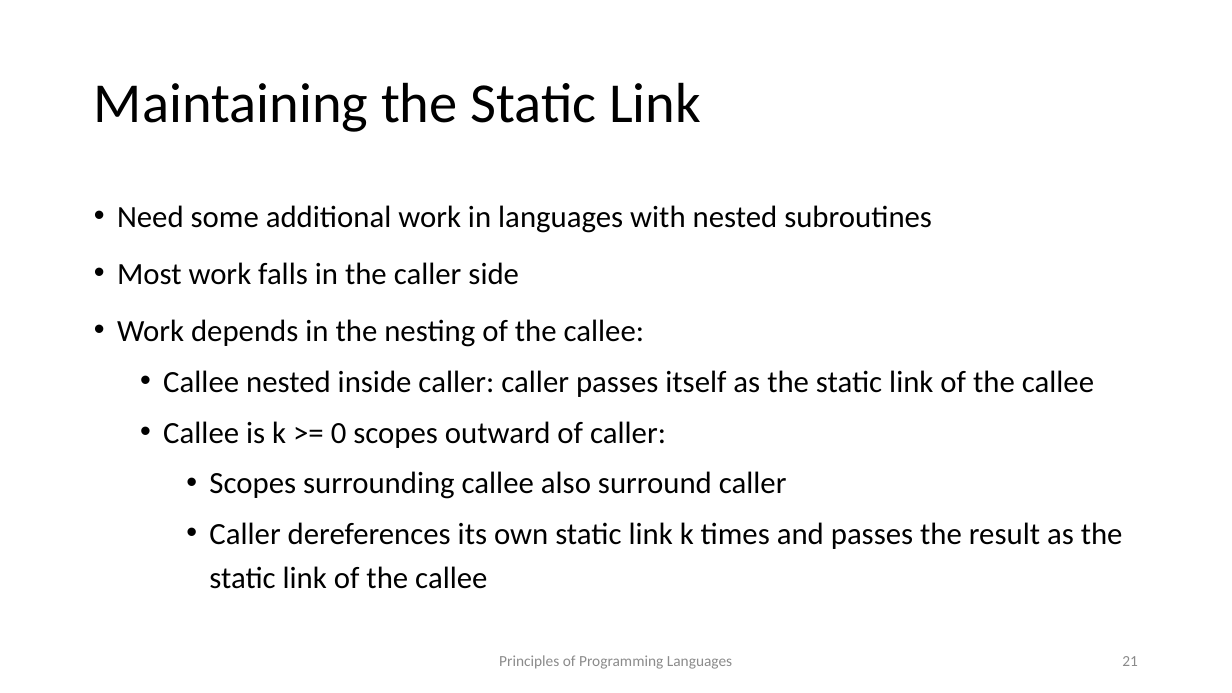
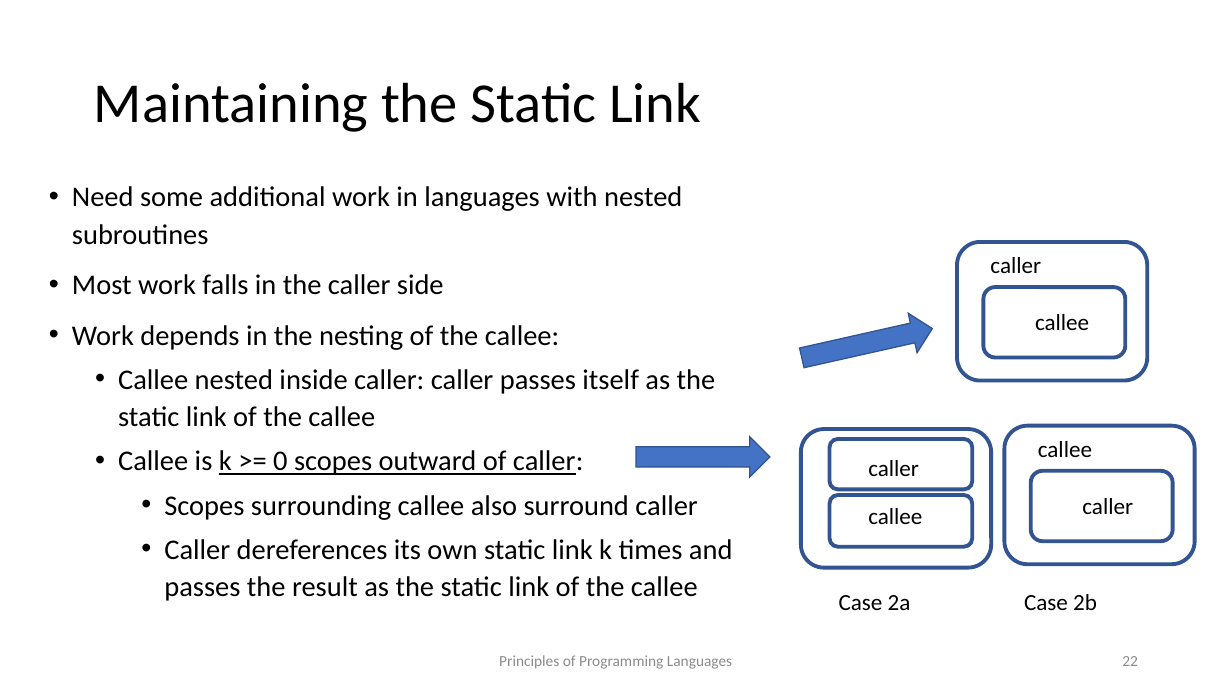
Before and after one commit to kongm/pl-design, a slide deck: slide 22 of C5-Environment.pptx (slide 21 before the commit). Drawn at 1232x693 pixels with LibreOffice and Linux fonts; fonts in the diff are those of the drawing. Boxes give left, top, right and bottom in pixels: in the first picture for what was removed or moved away, otherwise in the second. Text is boxed around its words. In the diff, an @@ line names an element or a change of style, - is before the commit and + after.

```diff
--- a/C5-Environment.pptx
+++ b/C5-Environment.pptx
@@ text "Need some additional work in ...": place and size @@
-text "Need some additional work in ..." at bbox=[117, 205, 1123, 589]
+text "Need some additional work in ..." at bbox=[72, 186, 733, 601]
@@ text "Need some additional work in ..." at bbox=[72, 186, 733, 601]: size 24 to 22.2 pt; underline on in "k >= 0 scopes outward of caller:"; line spacing 1.2 to 1.1 @@
@@ rounded rectangle added at bbox=[958, 242, 1148, 381], outline #325491 3 pt @@
@@ text added at bbox=[990, 257, 1041, 273], 18 pt, text #000000 @@
+caller
@@ rounded rectangle added at bbox=[983, 287, 1126, 358], outline #325491 3 pt @@
@@ right arrow added at bbox=[798, 309, 937, 378], fill #4472C4, outline #325491 1 pt @@
@@ text added at bbox=[1035, 314, 1089, 330], 18 pt, text #000000 @@
+callee
@@ right arrow added at bbox=[636, 437, 770, 478], fill #4472C4, outline #325491 1 pt @@
@@ rounded rectangle added at bbox=[801, 429, 992, 567], outline #325491 3 pt @@
@@ rounded rectangle added at bbox=[830, 439, 973, 490], outline #325491 3 pt @@
@@ rounded rectangle added at bbox=[1005, 426, 1195, 565], outline #325491 3 pt @@
@@ text added at bbox=[1038, 441, 1092, 457], 18 pt, text #000000 @@
+callee
@@ text added at bbox=[868, 460, 919, 476], 18 pt, text #000000 @@
+caller
@@ rounded rectangle added at bbox=[1031, 471, 1174, 542], outline #325491 3 pt @@
@@ rounded rectangle added at bbox=[830, 495, 973, 547], outline #325491 3 pt @@
@@ text added at bbox=[868, 508, 922, 524], 18 pt, text #000000 @@
+callee
@@ text added at bbox=[1082, 498, 1133, 514], 18 pt, text #000000 @@
+caller
@@ text added at bbox=[839, 595, 911, 610], 18 pt, text #000000 @@
+Case 2a
@@ text added at bbox=[1024, 594, 1097, 610], 18 pt, text #000000 @@
+Case 2b
@@ page number at bbox=[1122, 656, 1138, 666]: text changed @@
-21
+22
```
Also in this commit, not shown: 23 other slides changed, 4 slides added, 2 slides removed, 1 other file.
